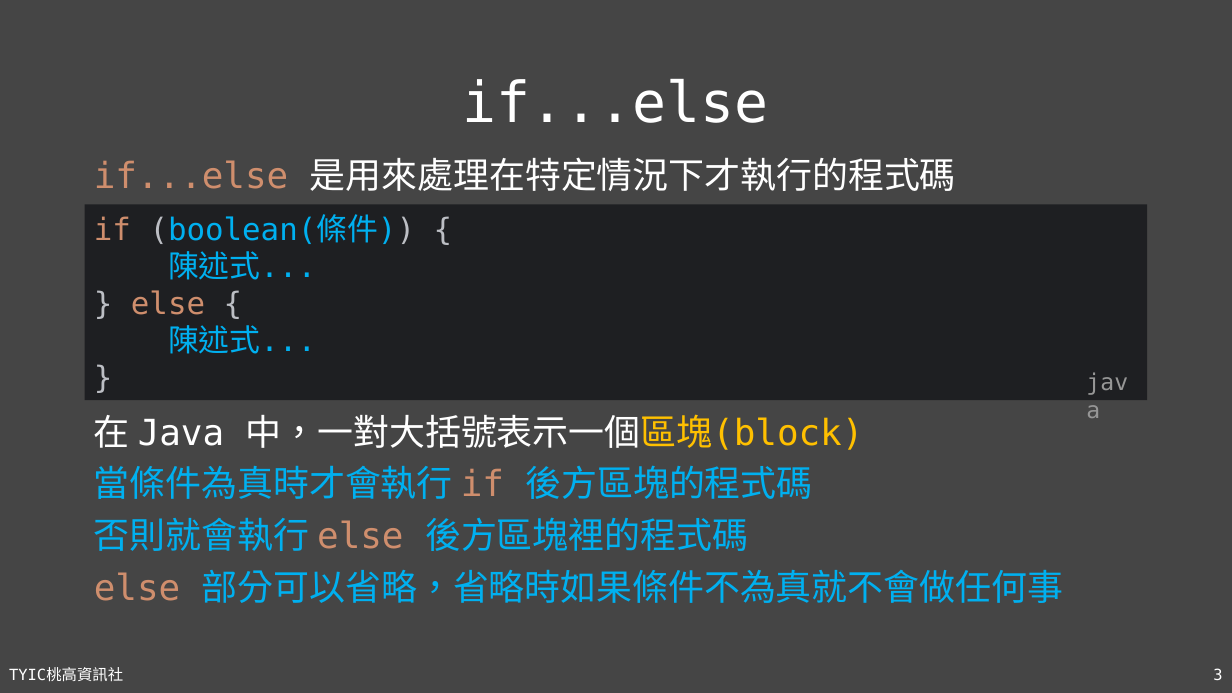
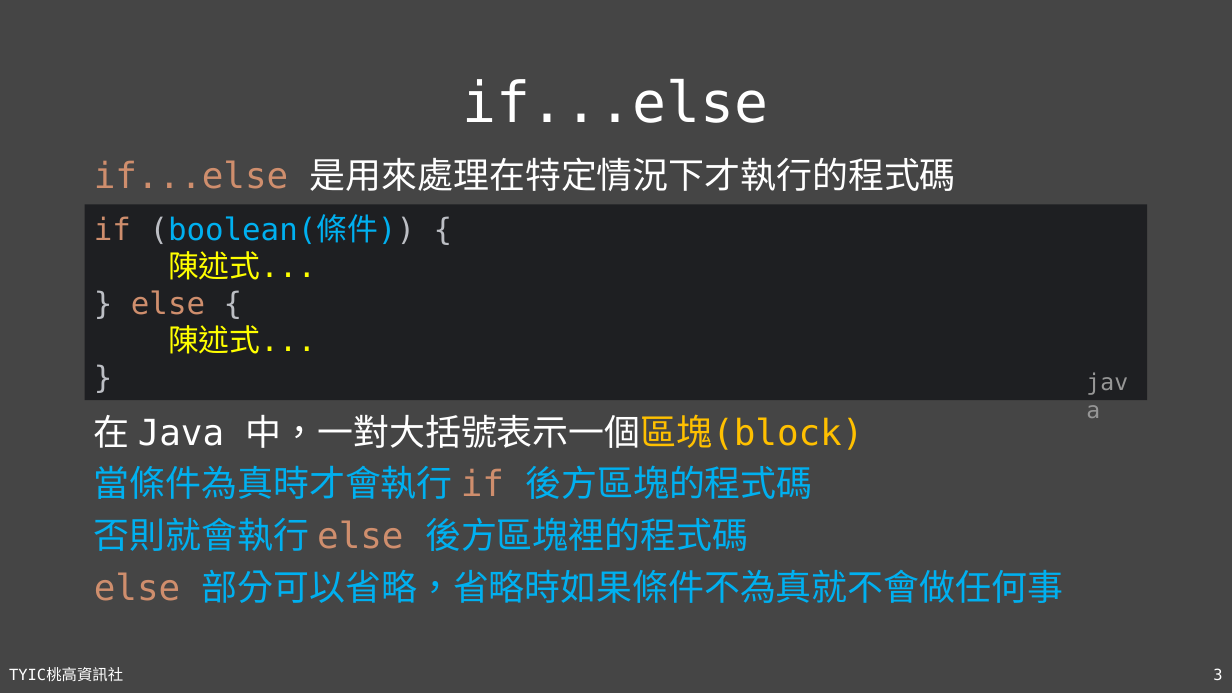
Before and after one commit to TYSHIC/slides, a slide deck: slide 3 of powerpoint/06_流程控制.pptx. Drawn at 1232x693 pixels with LibreOffice and Linux fonts; fonts in the diff are those of the drawing. Boxes give left, top, right and bottom in pixels: in the first picture for what was removed or moved away, otherwise in the second. Text is boxed around its words. In the diff, an @@ line names an element or a change of style, - is before the commit and + after.

```diff
--- a/powerpoint/06_流程控制.pptx
+++ b/powerpoint/06_流程控制.pptx
@@ rectangle "if (boolean(條件)) { 陳述式... } ..." at bbox=[85, 204, 1148, 400]: text colour #00B0F0 to #FFFF00 in "陳述式... 陳述式..." @@
```
Also in this commit, not shown: 2 other slides changed, 2 slides added, 1 slide removed, 9 other files.
